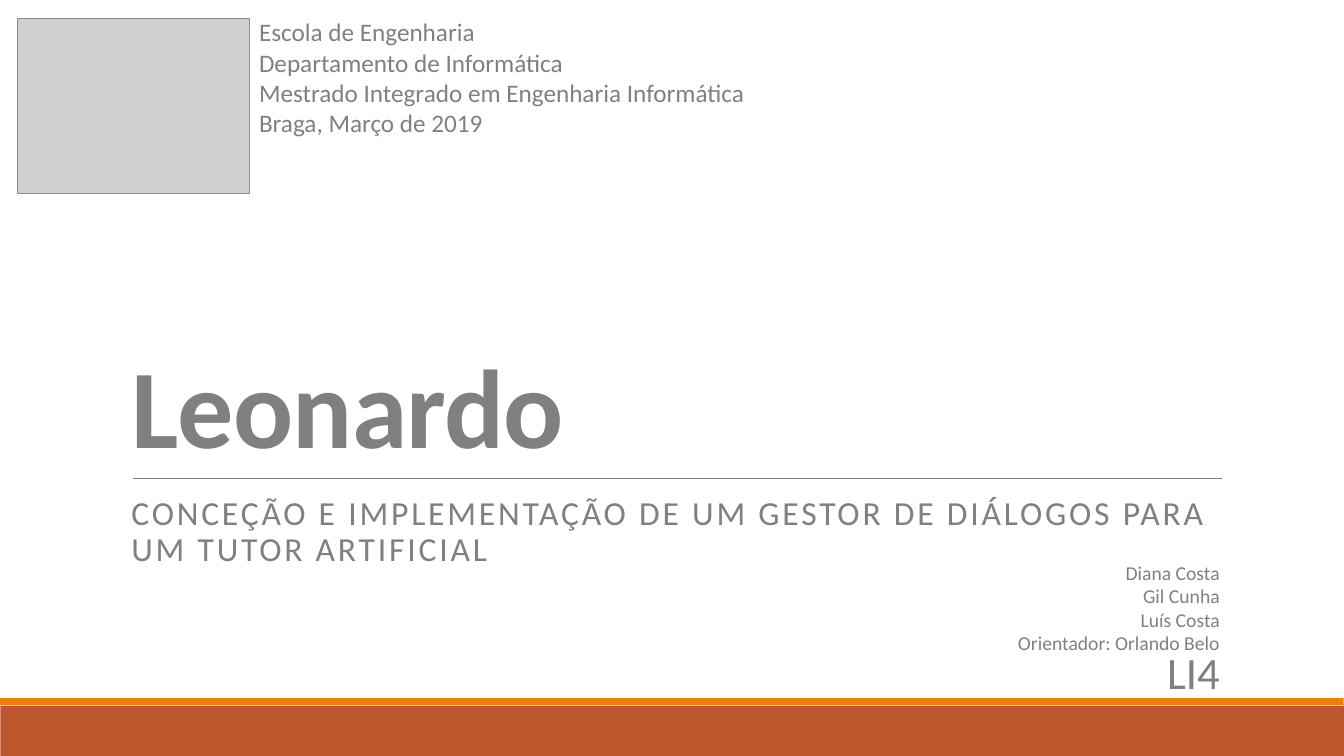
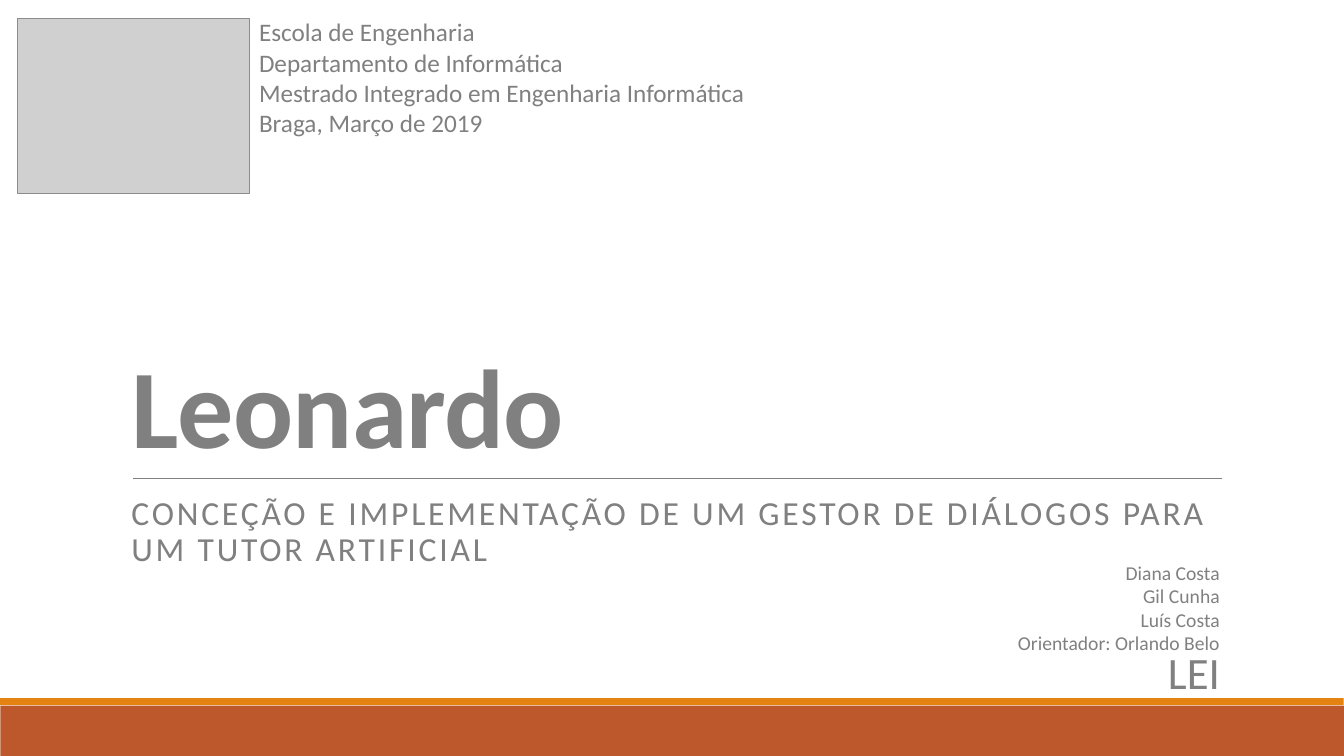
Before and after one commit to diisnc/Dialog_Agent_1819, a slide deck: slide 11 of Report/presentation.pptx. Drawn at 1344x756 pixels with LibreOffice and Linux fonts; fonts in the diff are those of the drawing; grey boxes stand for pictures. Boxes give left, top, right and bottom in pixels: in the first picture for what was removed or moved away, otherwise in the second. Text is boxed around its words. In the diff, an @@ line names an element or a change of style, - is before the commit and + after.

```diff
--- a/Report/presentation.pptx
+++ b/Report/presentation.pptx
@@ text at (1168, 660, 1220, 701): text changed @@
-LI4
+LEI
```
